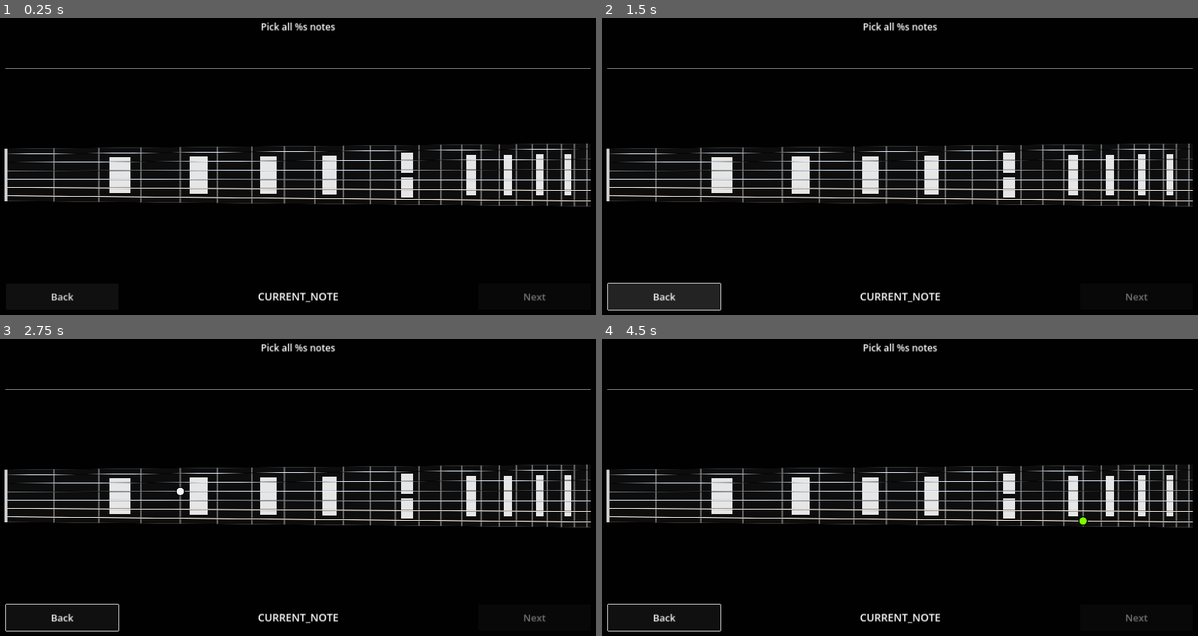
Above: before the commit, frames 1-4 (two rows, left to right).
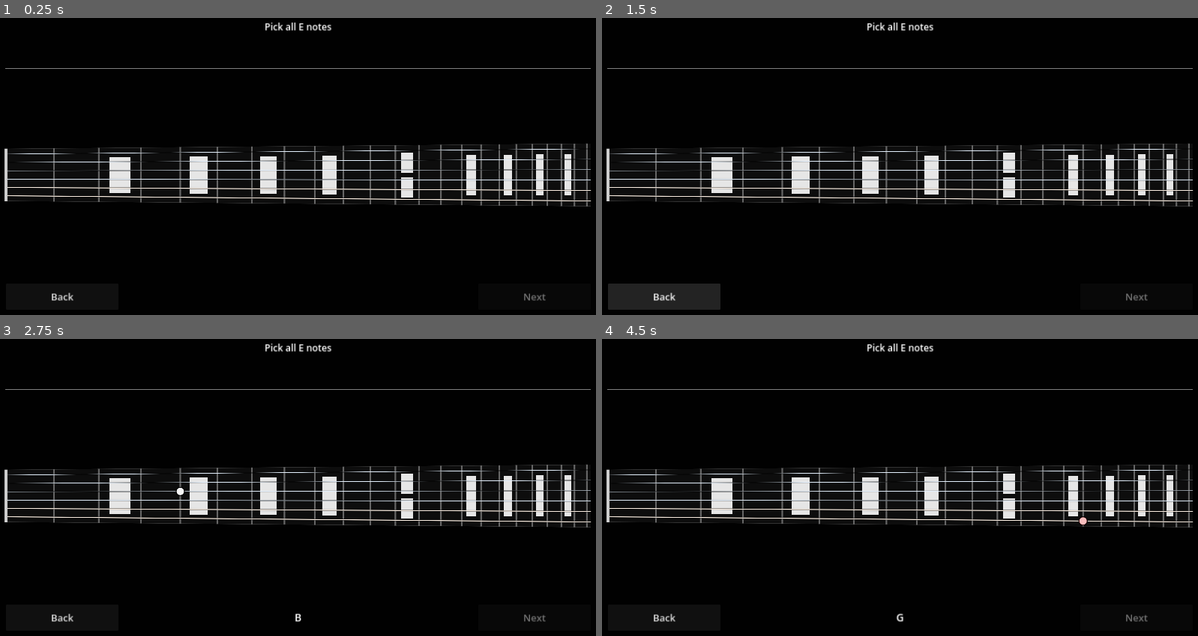
Above: after the commit, the same moments.

Repository: alexander-smoktal/guitar-master
Game: Godot game, scene res://Scenes/FretboardScene.tscn
The game is run twice, just before and just after one commit, with the same random seed, the same clock (stepped at 60 frames per second) and the same inputs.
Inputs (mouse positions are in pixels of both pictures, inside the frame that each line leads up to):
- Up to frame 1 (0.25 s): no input
- Up to frame 2 (1.5 s): tap Enter at 0.5 s; move the mouse to (1031, 130) at 0.52 s; click (1031, 130) at 0.67 s; click "Back" at 1.25 s
- Up to frame 3 (2.75 s): move the mouse to (178, 487) at 2.02 s; click (178, 487) at 2.17 s
- Up to frame 4 (4.5 s): move the mouse to (959, 395) at 2.77 s; click (959, 395) at 2.92 s; move the mouse to (870, 537) at 3.52 s; click (870, 537) at 3.67 s; move the mouse to (1078, 520) at 4.27 s; click (1078, 520) at 4.42 s

The runs differ from the first frame. In frame 1, 0.5% of the frame differs, in the area x 43-57%, y 1-96%; in frame 2, 0.6%; in frame 3, 0.6%; in frame 4, 0.6%, in the area x 0-82%, y 1-99%.

Commit message:
Add lesson notes accounting

Diff:
--- a/Controls/Fretboard/Fretboard.gd
+++ b/Controls/Fretboard/Fretboard.gd
@@ -54,6 +54,9 @@
     var node_highlight = NoteHighlight.new(color, NoteHighlight.HighLightType.BLINK)
     node_highlight.set_position(intersection)
     self.add_child(node_highlight)
+
+func reset():
+    pass
 
 # Called when the node enters the scene tree for the first time.
 func _ready():
--- a/Controls/Fretboard/TunedFretboard.gd
+++ b/Controls/Fretboard/TunedFretboard.gd
@@ -13,7 +13,14 @@
     Note.new(Note.B, 3),
     Note.new(Note.E, 4)]
 
-var test_scale = Scale.minor_pentatonic(Note.new(Note.A, 0))
+var self_scale = Scale.empty()
+# Notes user still need to click to complete a task
+var notes_to_click: Dictionary
+
+# A single note clicked
+signal note_clicked(note: Note)
+# All notes of the scale where clicked on the fretboard
+signal completed(note: Note)
 
 # Called when the node enters the scene tree for the first time.
 func _ready():
@@ -26,18 +33,40 @@
 
 func __on_note_clicked(string: int, fret: int):
     var clicked_note = string_notes[string].shift(fret)
+    self.note_clicked.emit(clicked_note)
 
     clicked_note.play_sound(self.player)
 
-    if test_scale.contains(clicked_note):
-        if test_scale.root().is_same_note(clicked_note):
+    self.notes_to_click.erase([string, fret])
+    print(self.notes_to_click.size())
+    if self.notes_to_click.is_empty():
+        self.completed.emit()
+
+    if self_scale.contains(clicked_note):
+        if self_scale.root().is_same_note(clicked_note):
             self.visual_fretboard.highlight_note(string, fret, GlobalColors.COLOR_ROOT)
         else:
             self.visual_fretboard.highlight_note(string, fret, GlobalColors.COLOR_OK)
     else:
         self.visual_fretboard.blink_note(string, fret, GlobalColors.COLOR_ERROR)
 
+func new_scale(a_scale: Scale):
+    # Clean previous highlights
+    self.visual_fretboard.reset()
+    self.self_scale = a_scale
+    self.reset_notes_to_click()
+
 func _notification(what):
     match what:
         NOTIFICATION_RESIZED:
             self.visual_fretboard.set_size(self.size)
+
+# Reset all notes user still need to click to complete the quest
+func reset_notes_to_click():
+    self.notes_to_click = {}
+
+    for string in range(1, self.string_notes.size()):
+        for fret in Fretboard.NUM_FRETS:
+            var a_note = self.string_notes[string].shift(fret)
+            if self.self_scale.contains(a_note):
+                self.notes_to_click[[string, fret]] = null
--- a/MusicTheory/Notes.gd
+++ b/MusicTheory/Notes.gd
@@ -46,6 +46,9 @@
 func _to_string():
     return "%s%d" % [NOTES_STRINGS[self.note], self.octave]
 
+func note_string():
+    return "%s" % NOTES_STRINGS[self.note]
+
 func shift(steps: int) -> Note:
     @warning_ignore("integer_division")
     return Note.new((self.note + steps) % 12, self.octave + (self.note + steps) / 12)
@@ -53,6 +56,9 @@
 func is_same_note(other: Note) -> bool:
     return self.note == other.note
 
+func equal(other: Note) -> bool:
+    return self.note == other.note and self.octave == other.octave
+
 func play_sound(a_player: AudioStreamPlayer):
     var sound = Note.sounds[self._to_string()]
     a_player.set_stream(sound)
--- a/MusicTheory/Scales.gd
+++ b/MusicTheory/Scales.gd
@@ -3,20 +3,46 @@
 var notes = {}
 var __root: Note
 
-static func major(root: Note) -> Scale:
-    return Scale.__new_with_steps(root, [2, 4, 5, 7, 9, 11])
+static func empty():
+    return Scale.new()
 
-static func minor(root: Note) -> Scale:
-    return Scale.__new_with_steps(root, [2, 3, 5, 7, 8, 10])
+static func note(a_note: Note):
+    return Scale.__new_with_steps(a_note, [])
 
-static func minor_pentatonic(root: Note) -> Scale:
-    return Scale.__new_with_steps(root, [3, 5, 7, 10])
+static func major(a_root: Note) -> Scale:
+    return Scale.__new_with_steps(a_root, [2, 4, 5, 7, 9, 11])
 
-func contains(note: Note) -> bool:
-    return note.note in self.notes
+static func minor(a_root: Note) -> Scale:
+    return Scale.__new_with_steps(a_root, [2, 3, 5, 7, 8, 10])
+
+static func minor_pentatonic(a_root: Note) -> Scale:
+    return Scale.__new_with_steps(a_root, [3, 5, 7, 10])
+
+
+func contains(a_note: Note) -> bool:
+    return a_note.note in self.notes
 
 func root() -> Note:
     return self.__root
+
+# TODO: it probably doesnt' work
+func _all_notes_in_scale() -> Array[Note]:
+    var result: Array[Note] = [self.__root]
+
+    var current_note = self.__root
+
+    # Set current note octave to 2 - the lovest possible on the freatboard
+    current_note.octave = 2
+    # Find all notes in the sclae while note's not equal to D6 - the highest possible
+    var highest_possible_note = Note.new(Note.D, 6)
+    while true:
+        current_note = current_note.shift(1)
+        if self.contains(current_note):
+            result.append(current_note)
+        if current_note.equal(highest_possible_note):
+            break
+
+    return result
 
 static func __new_with_steps(a_root: Note, steps: Array[int]) -> Scale:
     a_root.octave = 0
@@ -26,8 +52,8 @@
     this.notes[a_root.note] = null
 
     for step in steps:
-        var note = a_root.shift(step)
-        assert(note.note not in this.notes)
-        this.notes[note.note] = null
+        var next_note = a_root.shift(step)
+        assert(next_note.note not in this.notes)
+        this.notes[next_note.note] = null
 
     return this
--- /dev/null
+++ b/Scenes/FretboardScene.gd
@@ -0,0 +1,34 @@
+extends Node2D
+
+@onready
+var fretboard = $CanvasLayer/MarginContainer/MainContainer/Fretboard as TunedFretboard
+@onready
+var task_label = $CanvasLayer/MarginContainer/MainContainer/Label as Label
+@onready
+var status_label = $CanvasLayer/MarginContainer/MainContainer/HBoxContainer/StatusLabel as Label
+@onready
+var next_button = $CanvasLayer/MarginContainer/MainContainer/HBoxContainer/NextButton as Button
+
+func reset(a_scale: Scale, task: String):
+    self.fretboard.new_scale(a_scale)
+    self.task_label.set_text(task)
+
+# Called when the node enters the scene tree for the first time.
+func _ready():
+    fretboard.note_clicked.connect(self.__on_note_clicked)
+    fretboard.completed.connect(self.__on_task_completed)
+    next_button.pressed.connect(self.__on_next_button_pressed)
+
+    self.reset(Scale.note(Note.new(Note.E, 0)),
+        tr('PICK_A_NOTE') % Note.new(Note.E, 0).note_string())
+
+func __on_note_clicked(note: Note):
+    status_label.set_text(note.note_string())
+
+func __on_task_completed():
+    next_button.set_disabled(false)
+
+func __on_next_button_pressed():
+    self.reset(Scale.note(Note.new(Note.E, 0)),
+        tr('PICK_A_NOTE') % Note.new(Note.E, 0).note_string())
+    next_button.set_disabled(true)
--- a/Scenes/FretboardScene.tscn
+++ b/Scenes/FretboardScene.tscn
@@ -1,8 +1,10 @@
-[gd_scene load_steps=2 format=3 uid="uid://cgcna7e5haoj3"]
+[gd_scene load_steps=3 format=3 uid="uid://cgcna7e5haoj3"]
 
+[ext_resource type="Script" path="res://Scenes/FretboardScene.gd" id="1_8ynuw"]
 [ext_resource type="Script" path="res://Controls/Fretboard/TunedFretboard.gd" id="1_pp31d"]
 
 [node name="FretboardScene" type="Node2D"]
+script = ExtResource("1_8ynuw")
 metadata/_edit_group_ = true
 
 [node name="CanvasLayer" type="CanvasLayer" parent="."]
@@ -53,6 +55,7 @@
 [node name="BackButton" type="Button" parent="CanvasLayer/MarginContainer/MainContainer/HBoxContainer"]
 custom_minimum_size = Vector2(300, 0)
 layout_mode = 2
+focus_mode = 0
 theme_override_font_sizes/font_size = 26
 text = "BUTTON_BACK"
 
@@ -62,13 +65,13 @@
 size_flags_horizontal = 3
 size_flags_vertical = 1
 theme_override_font_sizes/font_size = 28
-text = "CURRENT_NOTE"
 horizontal_alignment = 1
 vertical_alignment = 1
 
 [node name="NextButton" type="Button" parent="CanvasLayer/MarginContainer/MainContainer/HBoxContainer"]
 custom_minimum_size = Vector2(300, 0)
 layout_mode = 2
+focus_mode = 0
 theme_override_font_sizes/font_size = 26
 disabled = true
 text = "BUTTON_NEXT"
